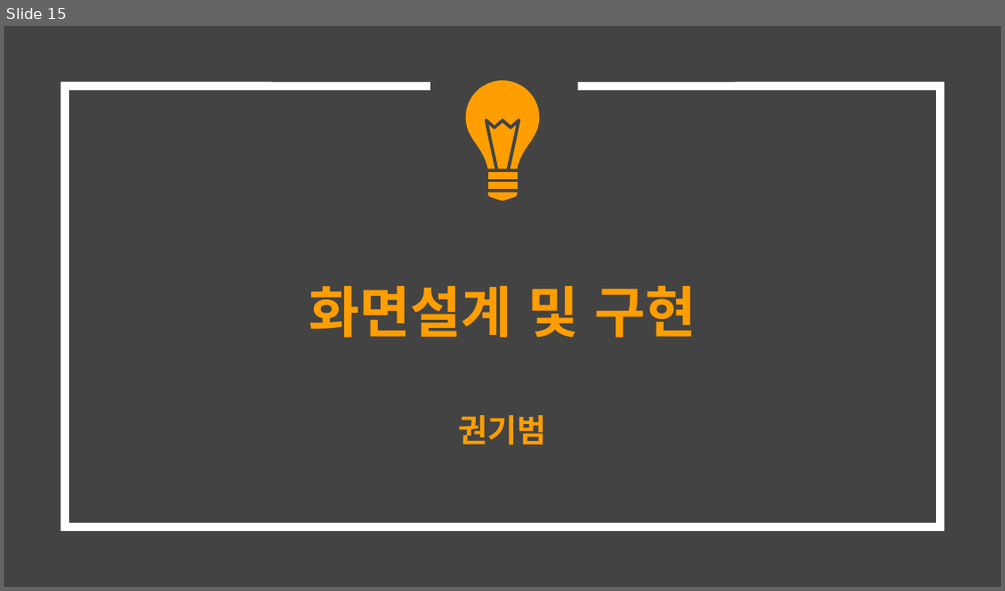
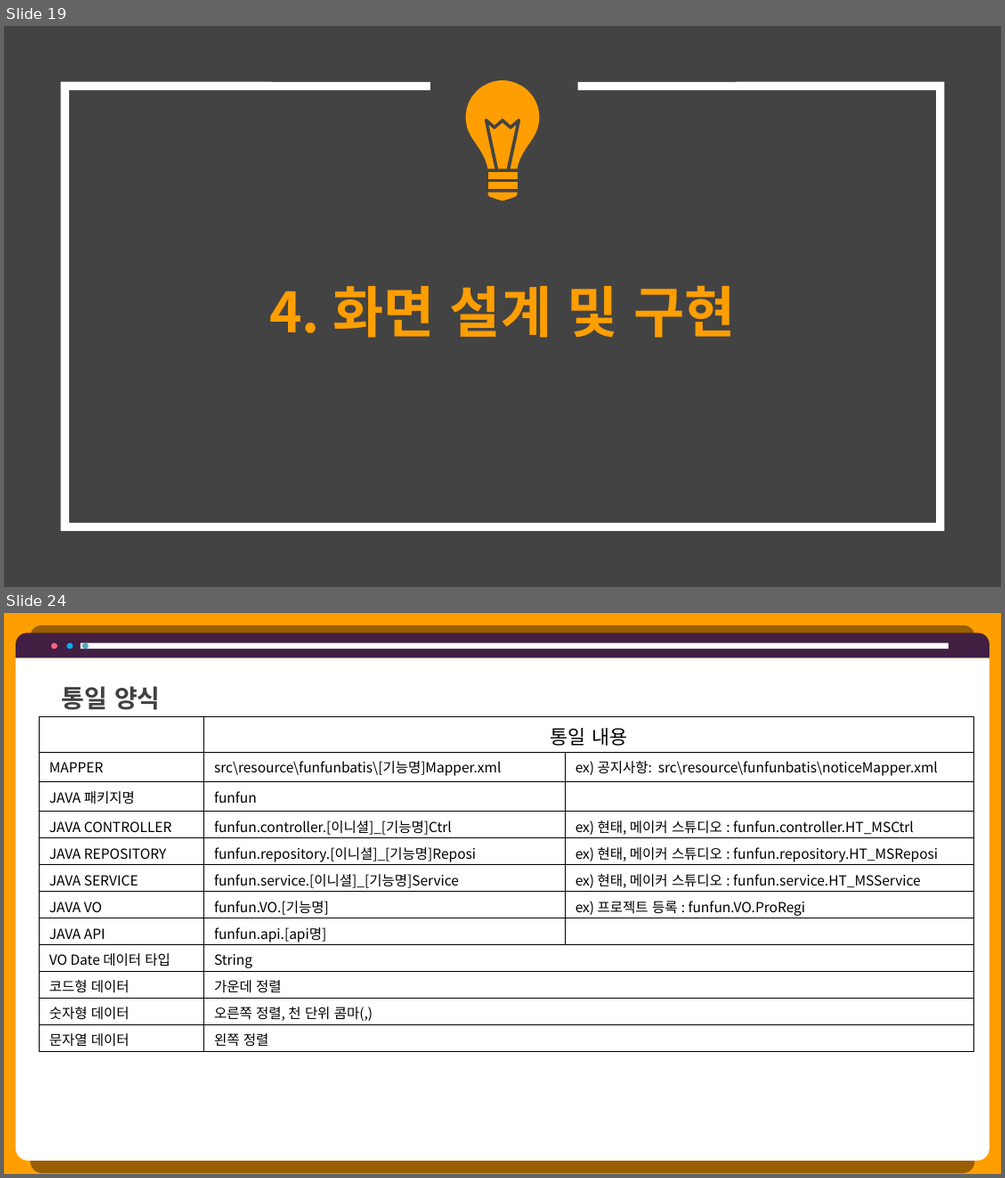
Before and after one commit to hhsw07/ezen-academy-projects, a slide deck: 0 발표용 파워포인트/0515 2차발표/0515 project06 - 파워포인트 종합.pptx. Shown one above the other, each under a label of ours: slide 15 before the commit, slides 19 and 24 after it; the slides between them are not shown. The pictures are 1005x591 and 1005x1178 pixels, drawn with LibreOffice and Linux fonts; fonts in the diff are those of the drawing. Boxes give left, top, right and bottom in pixels: in the first picture for what was removed or moved away, otherwise in the second. Text is boxed around its words. In the diff, an @@ line names an element or a change of style, - is before the commit and + after.

```diff
--- a/0 발표용 파워포인트/0515 2차발표/0515 project06 - 파워포인트 종합.pptx
+++ b/0 발표용 파워포인트/0515 2차발표/0515 project06 - 파워포인트 종합.pptx
@@ slide 24 added at bbox=[4, 613, 1001, 1174], background #FF9E00 @@
@@ round same rect added at bbox=[16, 633, 989, 657], fill #411F42 @@
@@ round same rect added at bbox=[16, 657, 989, 1160], fill #FFFFFF @@
@@ ellipse added at bbox=[51, 643, 57, 649], fill #FF6189 @@
@@ ellipse added at bbox=[67, 643, 73, 649], fill #00B0F0 @@
@@ rectangle added at bbox=[81, 643, 949, 649], fill #FFFFFF @@
@@ ellipse added at bbox=[81, 643, 88, 649], fill #57A7B5 @@
@@ text added at bbox=[62, 686, 161, 710], 18 pt, text #404040, bold @@
+통일 양식
@@ table added at bbox=[39, 716, 972, 1051], 12 rows, 3 columns @@
+ | 통일 내용 | 
+MAPPER | src\resource\funfunbatis\[기능명]Mapper.xml | ex) 공지사항: src\resource\funfunbatis\noticeMapper.xml
+JAVA 패키지명 | funfun | 
+JAVA CONTROLLER | funfun.controller.[이니셜]_[기능명]Ctrl | ex) 현태, 메이커 스튜디오 : funfun.controller.HT_MSCtrl
+JAVA REPOSITORY | funfun.repository.[이니셜]_[기능명]Reposi | ex) 현태, 메이커 스튜디오 : funfun.repository.HT_MSReposi
+JAVA SERVICE | funfun.service.[이니셜]_[기능명]Service | ex) 현태, 메이커 스튜디오 : funfun.service.HT_MSService
+JAVA VO | funfun.VO.[기능명] | ex) 프로젝트 등록 : funfun.VO.ProRegi
+JAVA API | funfun.api.[api명] | 
+VO Date 데이터 타입 | String | 
+코드형 데이터 | 가운데 정렬 | 
+숫자형 데이터 | 오른쪽 정렬, 천 단위 콤마(,) | 
+문자열 데이터 | 왼쪽 정렬 | 
@@ what was slide 15 is now slide 19 @@
@@ slide 19 changed as well @@
@@ title at bbox=[269, 285, 735, 338]: text changed @@
-화면설계 및 구현
-권기범
+4. 화면 설계 및 구현
```
Also in this commit, not shown: 7 other slides changed, 14 other slides added, 13 slides removed.
